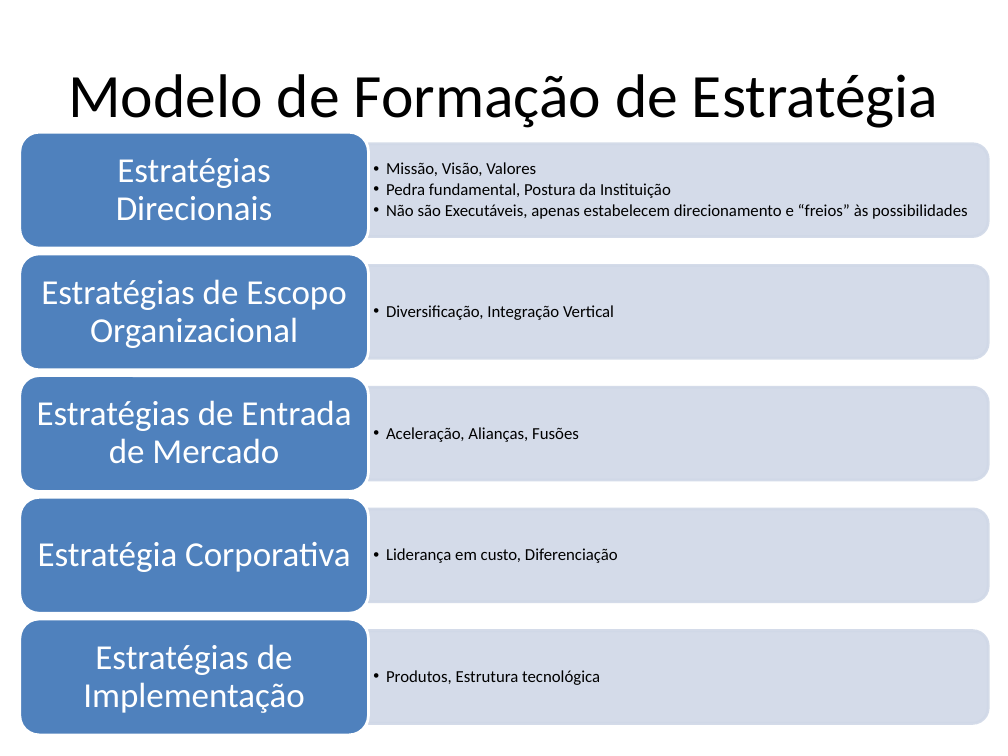
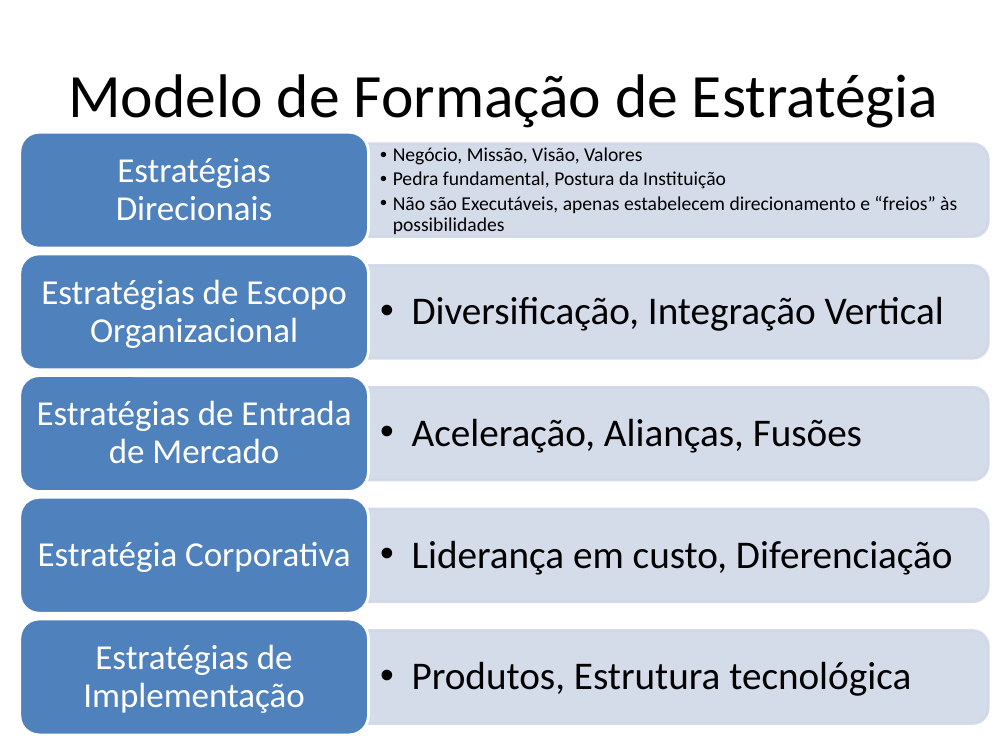
Before and after one commit to avelinoferreiragf/avelino, a slide deck: slide 28 of Gestao Estrategica TI/Estrategia Empresarial/Meu estudo.pptx (slide 25 before the commit). Drawn at 1008x756 pixels with LibreOffice and Linux fonts; fonts in the diff are those of the drawing. Boxes give left, top, right and bottom in pixels: in the first picture for what was removed or moved away, otherwise in the second. Text is boxed around its words. In the diff, an @@ line names an element or a change of style, - is before the commit and + after.

```diff
--- a/Gestao Estrategica TI/Estrategia Empresarial/Meu estudo.pptx
+++ b/Gestao Estrategica TI/Estrategia Empresarial/Meu estudo.pptx
@@ text at <box>393,147,642,165</box>: text changed; size 12 to 14 pt @@
-  •• Missão, Visão, Valores
+  •• Negócio, Missão, Visão, Valores
@@ text at <box>393,171,957,234</box>: size 12 to 14 pt in "Pedra fundamental, Postura da Instituição", "Não são Executáveis, apenas estabelecem direcionamento e ..." @@
@@ size 12 to 28 pt; indent changed; more space between paragraphs in 4 elements at <box>412,296,944,331</box>, <box>412,418,862,453</box>, <box>412,540,953,575</box>, <box>412,661,911,696</box> @@
```
Also in this commit, not shown: 9 other slides changed, 15 slides added, 11 other files.
